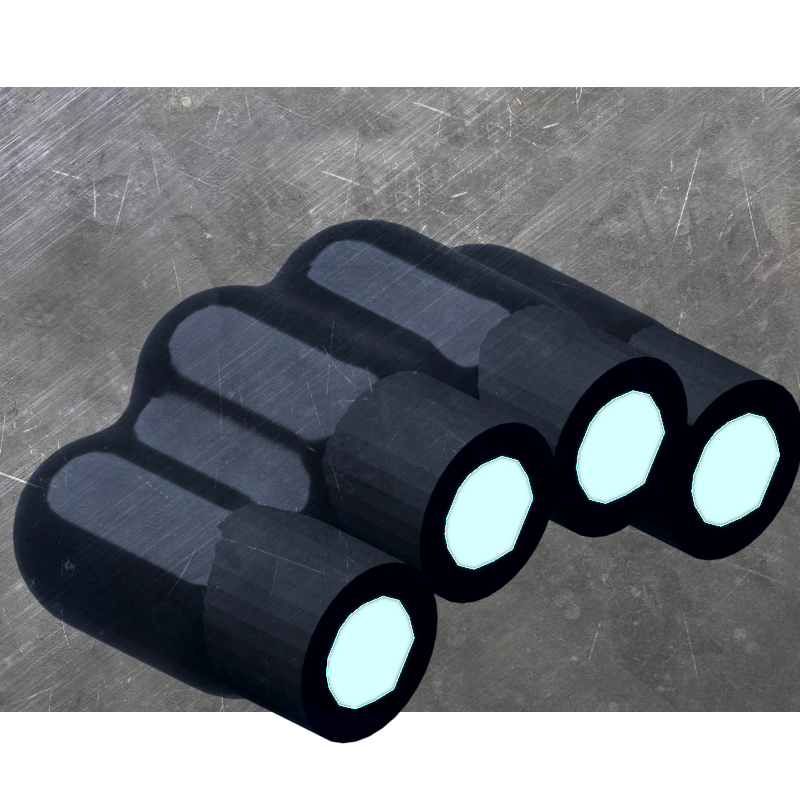
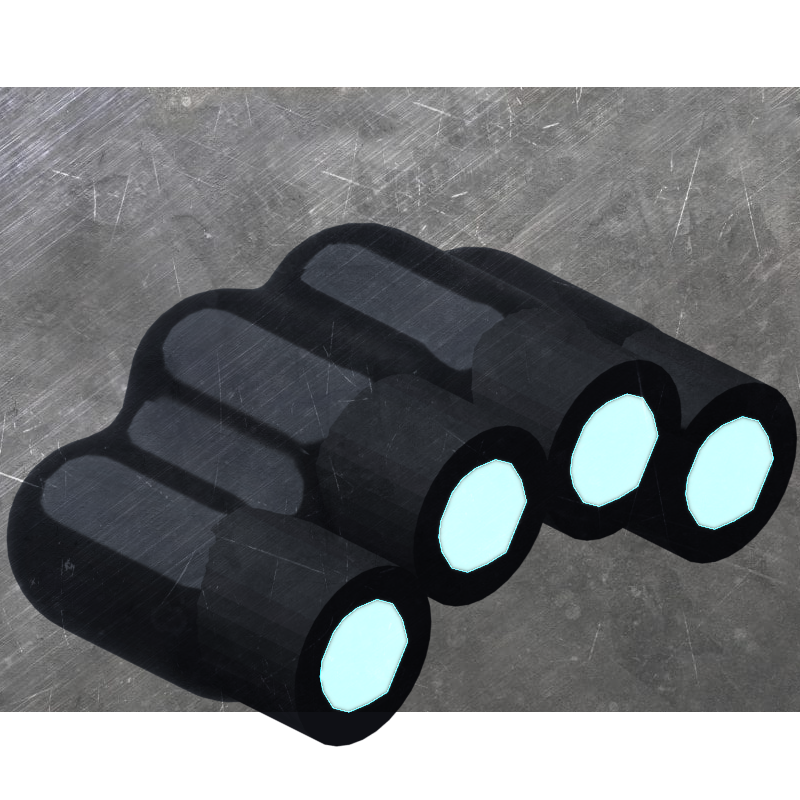
Layer changes from the first 800px x 800px image to the second:
renamed "tier 3 thruster.png" to "Floated Layer", painted on it over [12, 219, 800, 744]
renamed "Floated Layer" to "tier 3 thruster guz.png", moved it below "Floated Layer", painted on it over [6, 222, 798, 747]
